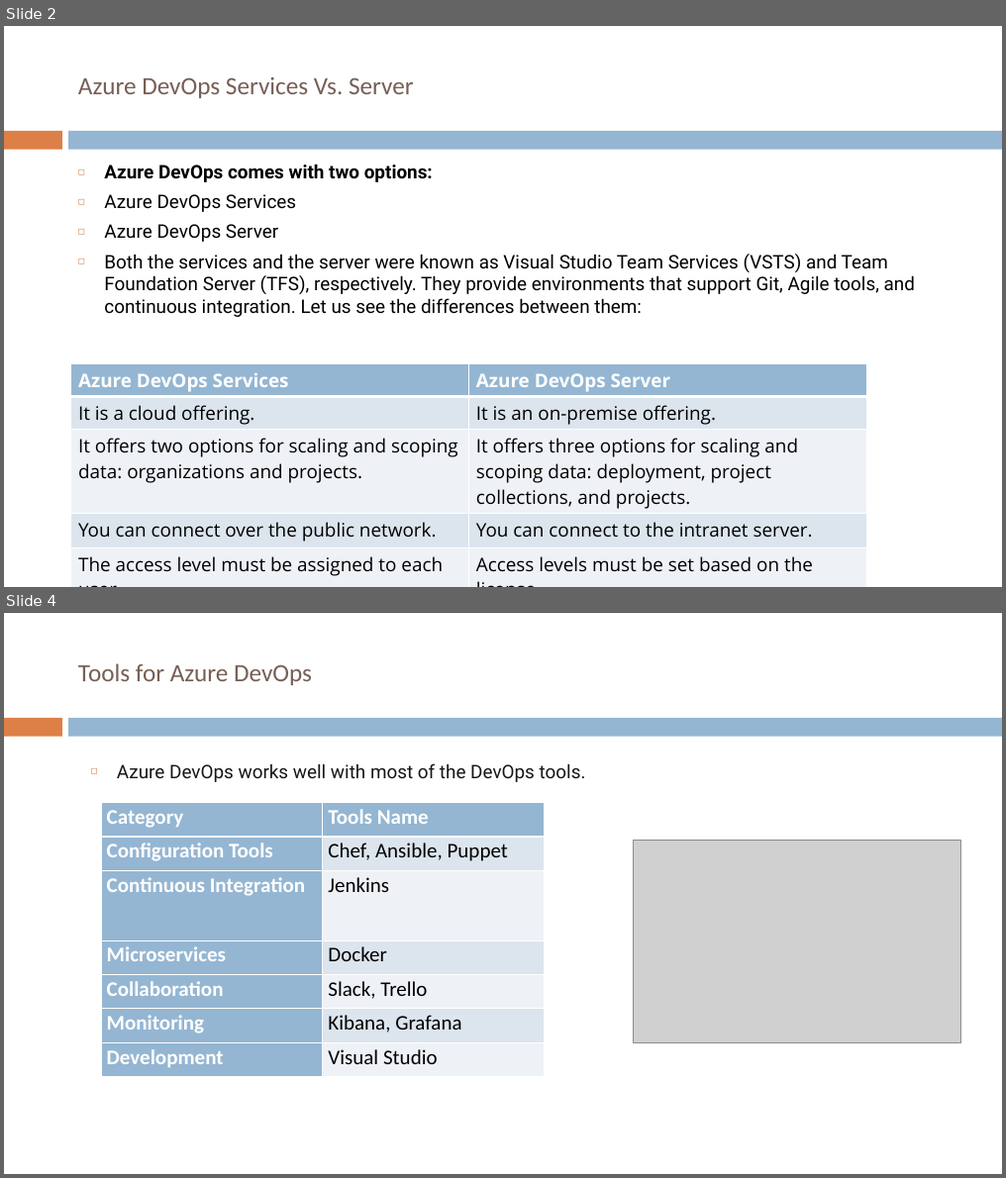
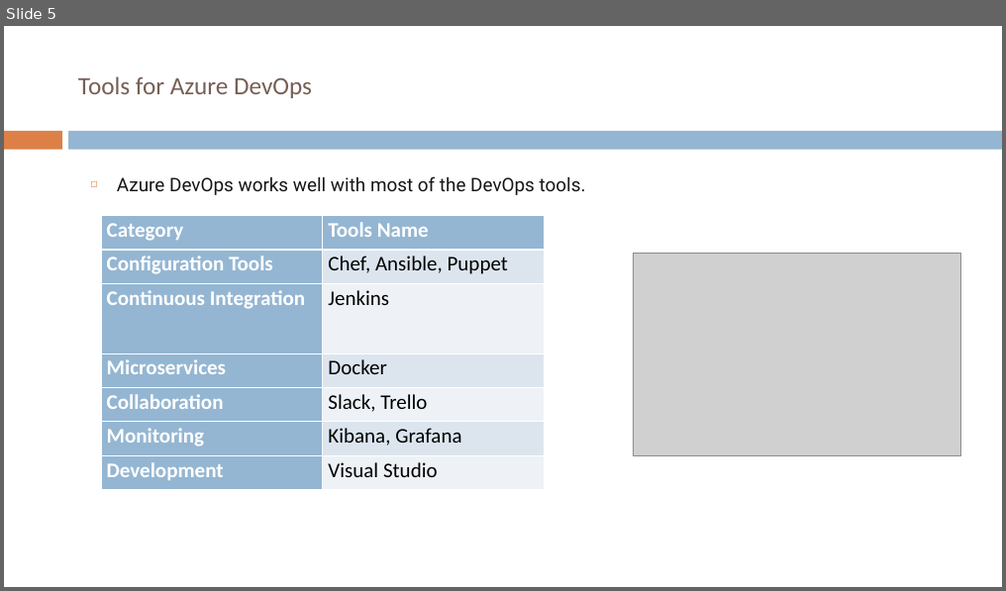
Before and after one commit to santuparsi/DevOps, a slide deck: AzureDevOps/PPT/Azure-DevOps Overview.pptx. Shown one above the other, each under a label of ours: slides 2 and 4 before the commit, slide 5 after it; the slides between them are not shown. The pictures are 1006x1178 and 1006x591 pixels, drawn with LibreOffice and Linux fonts; fonts in the diff are those of the drawing; grey boxes stand for pictures. Boxes give left, top, right and bottom in pixels: in the first picture for what was removed or moved away, otherwise in the second. Text is boxed around its words. In the diff, an @@ line names an element or a change of style, - is before the commit and + after.

```diff
--- a/AzureDevOps/PPT/Azure-DevOps Overview.pptx
+++ b/AzureDevOps/PPT/Azure-DevOps Overview.pptx
@@ slide 2 removed at (4, 26, 1002, 587), background #FFFFFF; not listed: 2 template elements that a slide beside it also shows @@
@@ title removed at (78, 77, 414, 98) @@
-Azure DevOps Services Vs. Server
@@ text removed at (104, 164, 915, 317) @@
-◻ Azure DevOps comes with two options:
-◻ Azure DevOps Services
-◻ Azure DevOps Server
-◻ Both the services and the server were known as Visual Studio Team Services (VSTS) and Team Foundation Server (TFS), respectively. They provide environments that support Git, Agile tools, and continuous integration. Let us see the differences between them:
@@ table removed at (70, 364, 867, 585), 5 rows, 2 columns @@
-Azure DevOps Services | Azure DevOps Server
-It is a cloud offering. | It is an on-premise offering.
-It offers two options for scaling and scoping data: organizations and projects. | It offers three options for scaling and scoping data: deployment, project collections, and projects.
-You can connect over the public network. | You can connect to the intranet server.
-The access level must be assigned to each user. | Access levels must be set based on the license.
@@ what was slide 4 is now slide 5 @@
```
Also in this commit, not shown: 3 slides changed, 1 other slide removed, 10 other files.
